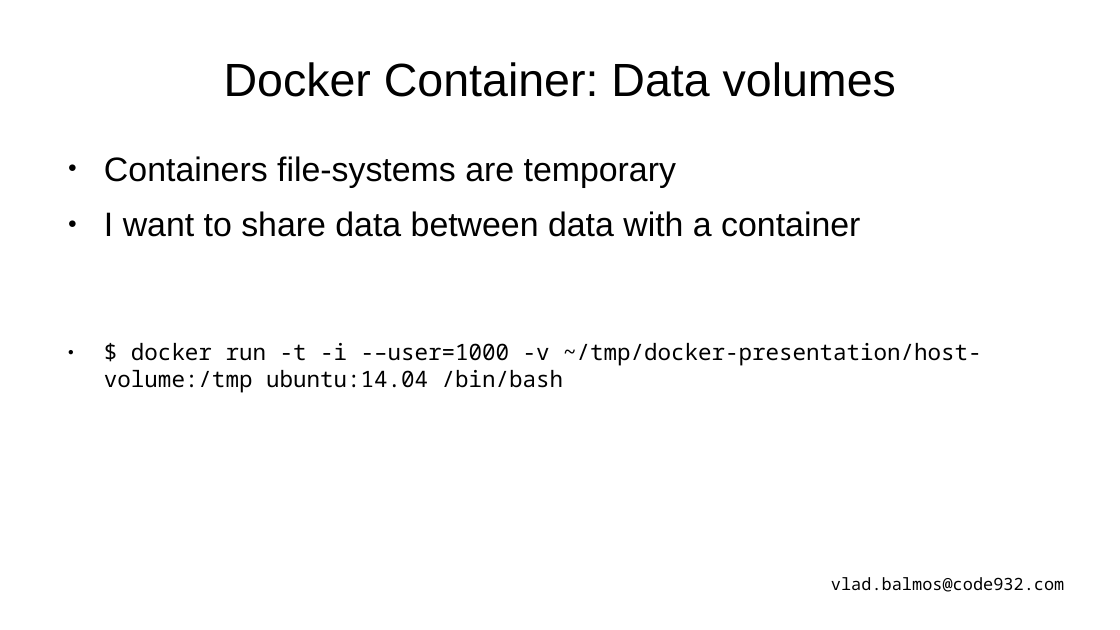
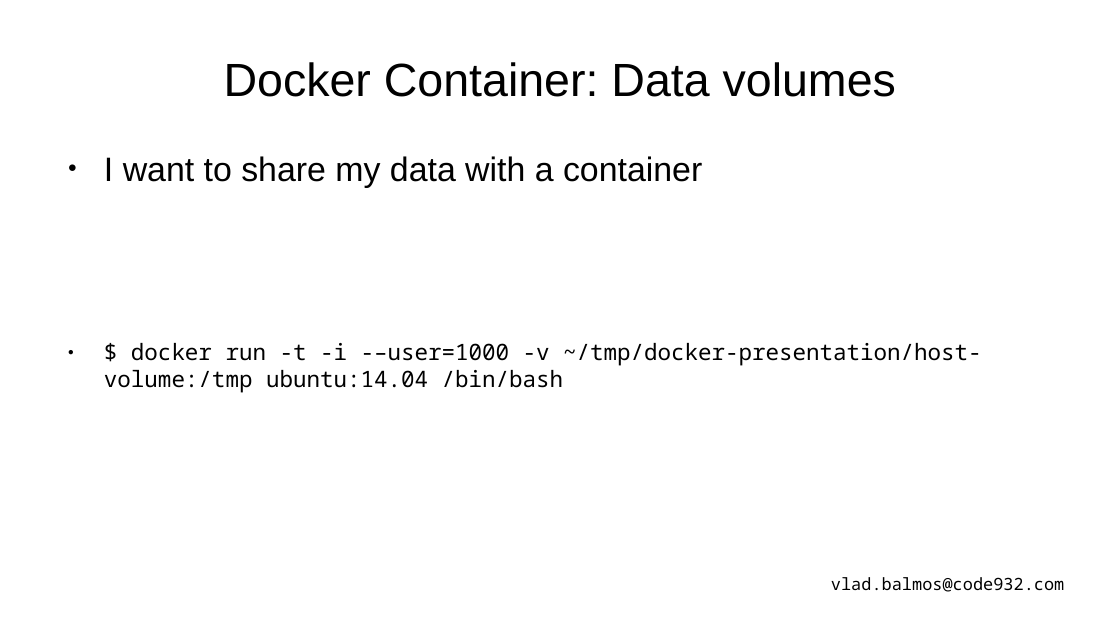
Before and after one commit to vladbalmos/docker-presentation, a slide deck: slide 22 of docker.odp (slide 21 before the commit). Drawn at 1120x630 pixels with LibreOffice and Linux fonts; fonts in the diff are those of the drawing. Boxes give left, top, right and bottom in pixels: in the first picture for what was removed or moved away, otherwise in the second. Text is boxed around its words. In the diff, an @@ line names an element or a change of style, - is before the commit and + after.

```diff
--- a/docker.odp
+++ b/docker.odp
@@ text at [104,156,702,188]: text changed @@
-● Containers file-systems are temporary
-● I want to share data between data with a container
+● I want to share my data with a container
```
Also in this commit, not shown: 5 other slides changed, 1 slide added, 1 other file.
